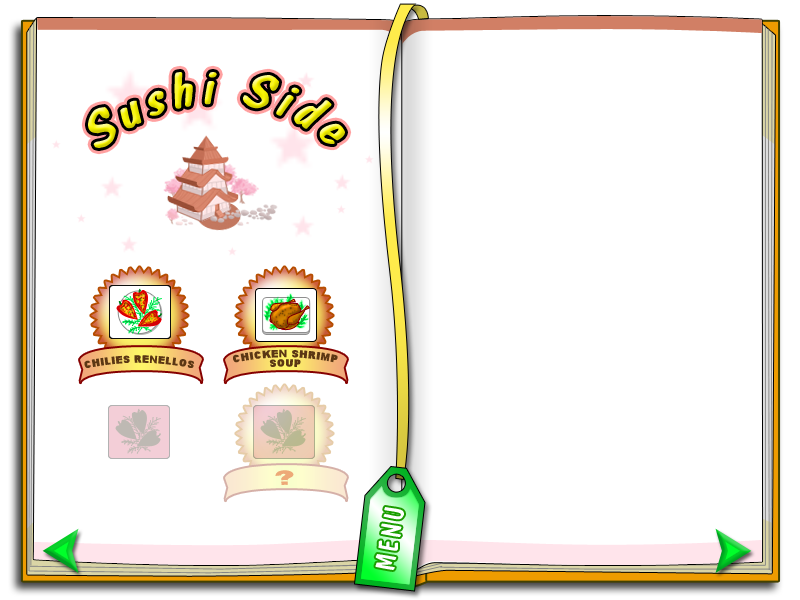
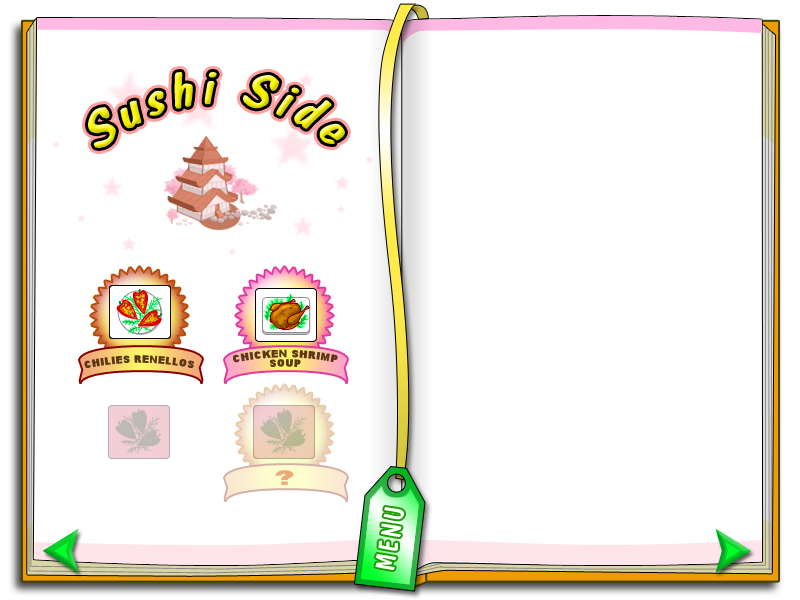
Revision of a layered 800x600 image; what changed, layer by layer:
painted on "Фигура 18 (копия) 2" over (225, 347, 347, 383)
painted on "Фигура 3 (копия) 6" over (402, 16, 763, 44)
painted on "Фигура 3 (копия) 3" over (37, 18, 403, 42)
